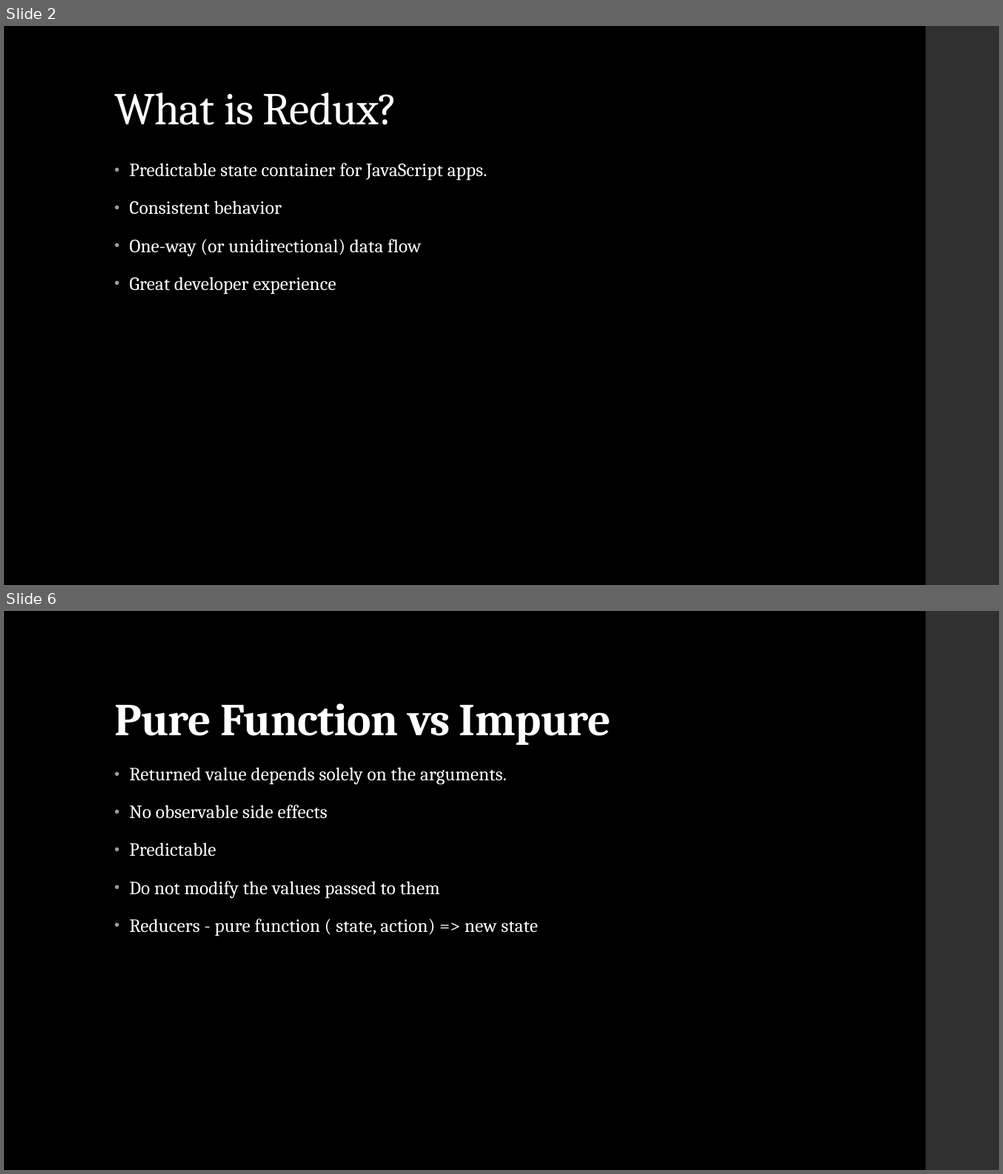
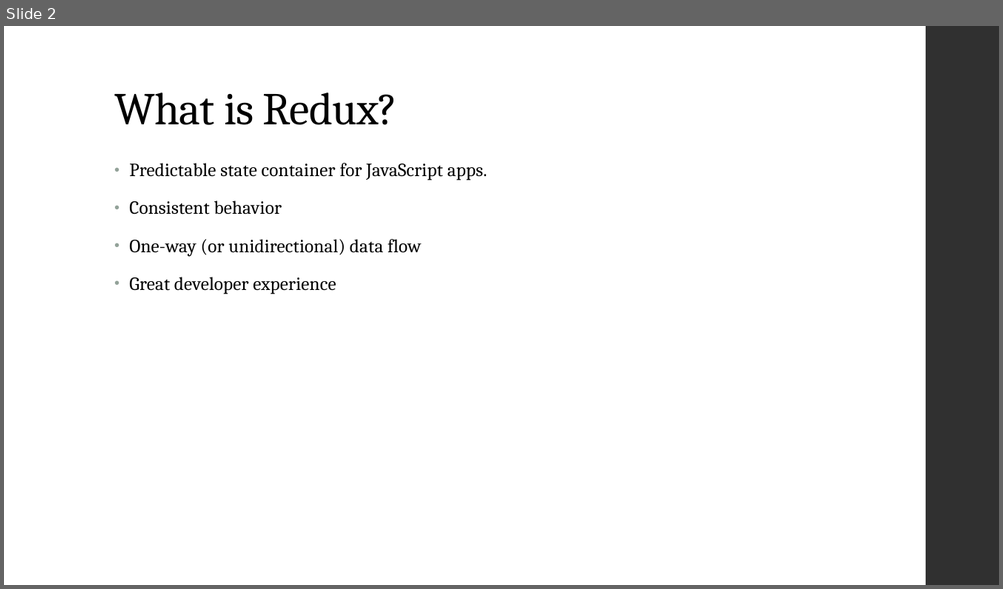
Before and after one commit to arunicus/tic-tac-toe, a slide deck: Redux.pptx. Shown one above the other, each under a label of ours: slides 2 and 6 before the commit, slide 2 after it; the slides between them are not shown. The pictures are 1003x1174 and 1003x589 pixels, drawn with LibreOffice and Linux fonts; fonts in the diff are those of the drawing. Boxes give left, top, right and bottom in pixels: in the first picture for what was removed or moved away, otherwise in the second. Text is boxed around its words. In the diff, an @@ line names an element or a change of style, - is before the commit and + after.

```diff
--- a/Redux.pptx
+++ b/Redux.pptx
@@ slide 6 removed at (4,611,999,1170), background #000000; not listed: 1 template element that a slide beside it also shows @@
@@ title removed at (114,703,611,745) @@
-Pure Function vs Impure
@@ text removed at (129,767,538,937) @@
-• Returned value depends solely on the arguments.
-• No observable side effects
-• Predictable
-• Do not modify the values passed to them
-• Reducers - pure function ( state, action) => new state
@@ slide 2 changed as well @@
@@ background #000000 to #FFFFFF @@
@@ title "What is Redux?" at (114,93,398,125): text colour #FFFFFF to #000000 @@
@@ text "Predictable state container for JavaScript ..." at (129,163,487,295): text colour #FFFFFF to #000000 @@
```
Also in this commit, not shown: 10 other slides changed, 4 other slides removed, 9 other files.
